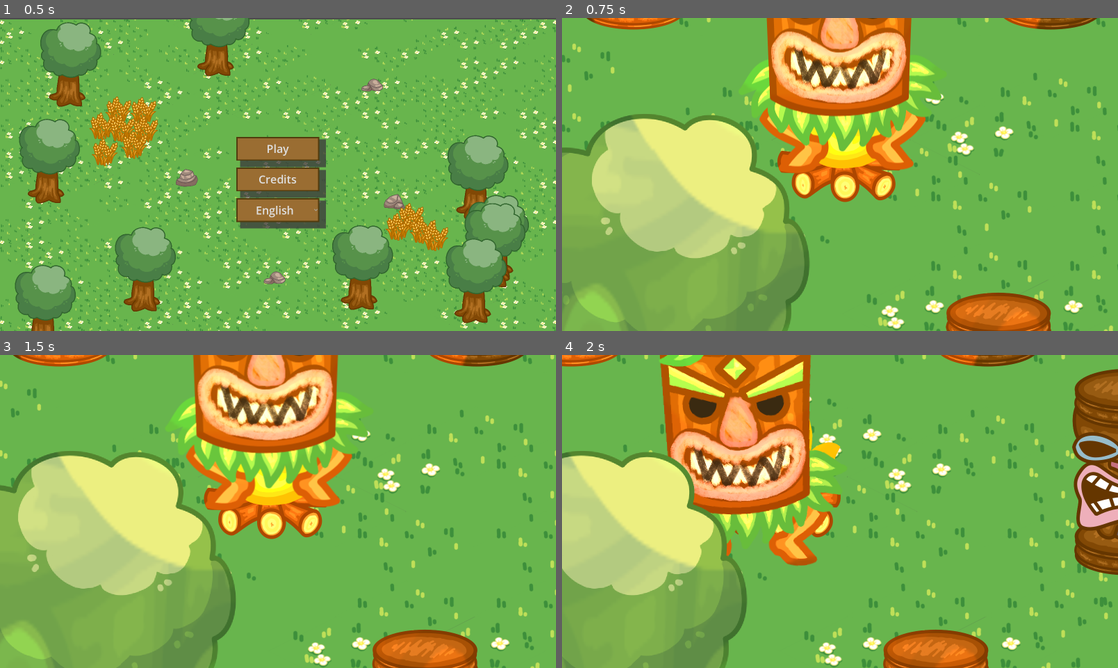
Above: before the commit, frames 1-4 (two rows, left to right).
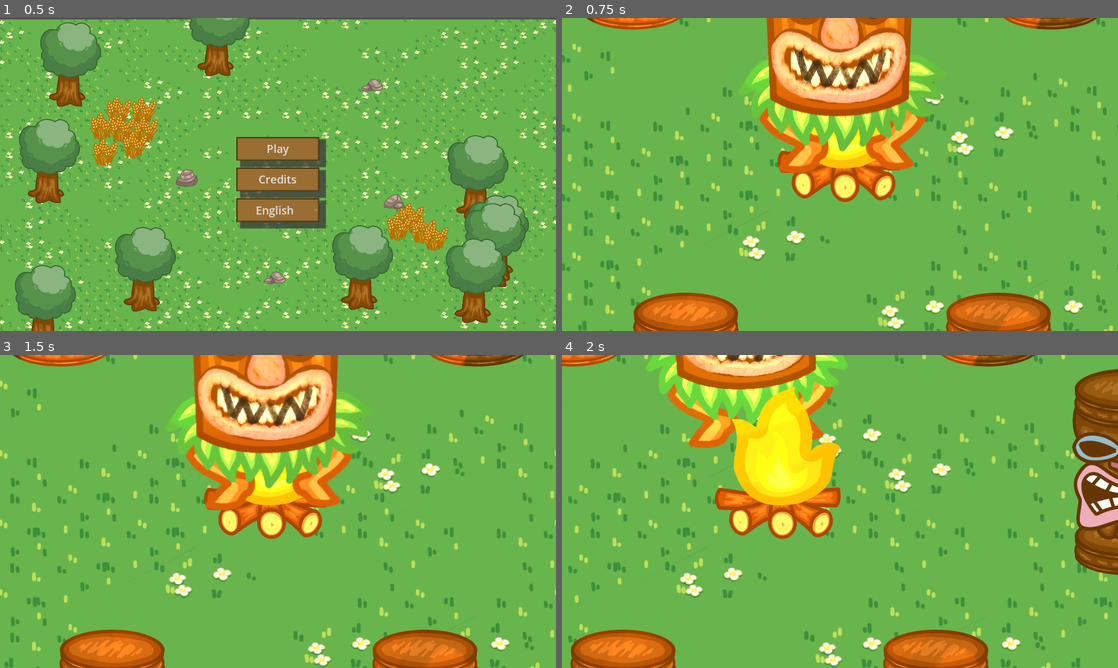
Above: after the commit, the same moments.

Repository: Kayno0o/gwj-86-godot
Game: Godot game, scene res://stages/main_menu/main_menu.tscn
Same seed, same stepped clock (60 frames per second), same inputs: the game is played once before the commit and once after it.
Inputs (mouse positions are in pixels of both pictures, inside the frame that each line leads up to):
- Up to frame 1 (0.5 s): no input
- Up to frame 2 (0.75 s): click "Play" at 0.5 s
- Up to frame 3 (1.5 s): tap Enter at 1.25 s; move the mouse to (278, 508) at 1.27 s; hold Right (go right) from 1.28 s (still down); tap K at 1.35 s; click (278, 508) at 1.42 s
- Up to frame 4 (2 s): keep holding Right (go right)

Frame 1 is identical in both runs. In frame 2, 20% of the frame differs, in the area x 0-45%, y 30-100%; in frame 3, 19%; in frame 4, 31%, in the area x 0-52%, y 0-100%.

Commit message:
feat: more resources spawn

Diff:
--- a/stages/gamemaster/ressource_spawner.tscn
+++ b/stages/gamemaster/ressource_spawner.tscn
@@ -17,5 +17,6 @@
 wheat = ExtResource("4_triek")
 
 [node name="Timer" type="Timer" parent="."]
+wait_time = 0.6
 
 [connection signal="timeout" from="Timer" to="." method="_on_timer_timeout"]
--- a/stages/gamemaster/ressourcespawner.gd
+++ b/stages/gamemaster/ressourcespawner.gd
@@ -1,35 +1,41 @@
 extends CollisionShape2D
 
+@export var spawn_rate : int
+@export var default_resource_count: int = 32
 
-@onready var spawnArea = $".".shape.extents
-@onready var origin = $".".global_position -  spawnArea
+@export var tree: PackedScene
+@export var rock: PackedScene
+@export var wheat: PackedScene
 
-@export var spawn_rate : int
+@onready var spawn_area = $".".shape.extents
+@onready var origin = $".".global_position -  spawn_area
+@onready var world = get_tree().get_nodes_in_group("Master")[0]
 
-@export var tree : PackedScene
-@export var rock : PackedScene
-@export var wheat : PackedScene
+@onready var timer: Timer = $Timer
 
 func _ready() -> void:
-	$Timer.start(spawn_rate)
-	for x in 20 :
-		_on_timer_timeout()
+	timer.start(spawn_rate)
+
+	for x in default_resource_count: _spawn_random_resources()
 
 func gen_random_pos():
-	var x = randf_range(origin.x, spawnArea.x)
-	var y = randf_range(origin.y, spawnArea.y)
+	var x = randf_range(origin.x, spawn_area.x)
+	var y = randf_range(origin.y, spawn_area.y)
 
-	return(Vector2(x, y))
+	return Vector2(x, y)
 
-func _on_timer_timeout():
-	var ressource_instance
-	var x = randi_range(0, 2)
-	match x :
-		0 :
-			ressource_instance = tree.instantiate()
-		1 :
-			ressource_instance = rock.instantiate()
-		2 :
-			ressource_instance = wheat.instantiate()
-	ressource_instance.position = gen_random_pos()
-	$"../../game".add_child(ressource_instance)
+func _spawn_random_resources():
+	for i in world.difficulty:
+		var ressource_instance
+		var x = randi_range(0, 2)
+		match x:
+			0:
+				ressource_instance = tree.instantiate()
+			1:
+				ressource_instance = rock.instantiate()
+			2:
+				ressource_instance = wheat.instantiate()
+		ressource_instance.position = gen_random_pos()
+		$"../../game".add_child(ressource_instance)
+
+func _on_timer_timeout(): _spawn_random_resources()
Binary file changed: i18n/translations.en.translation
Not shown: 1 places in stages/gamemaster/ressource_spawner.tscn that only renumber resources
